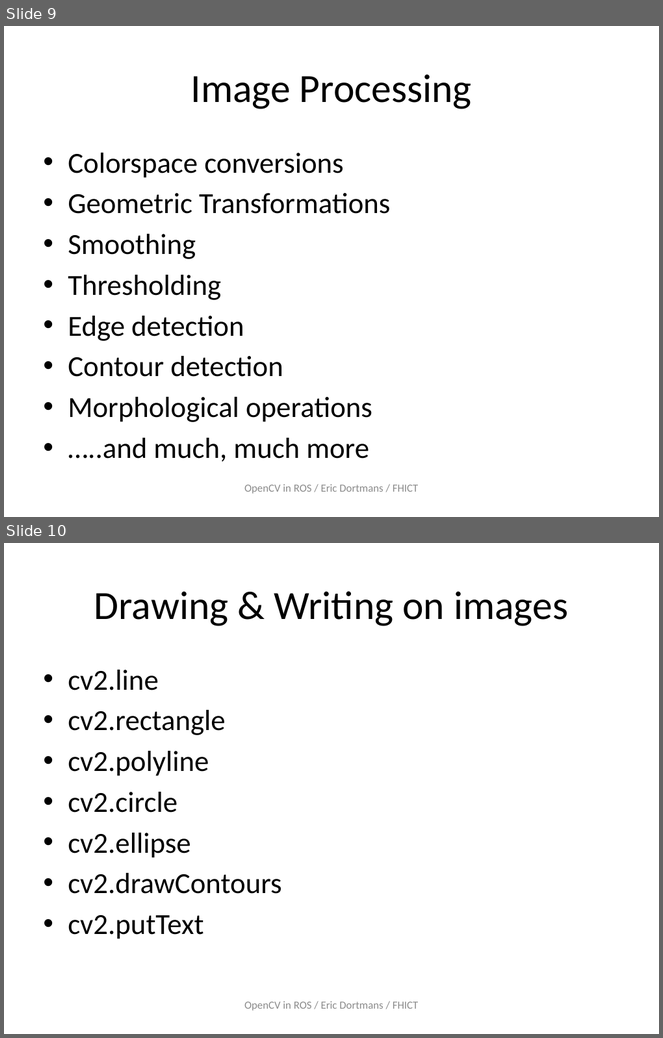
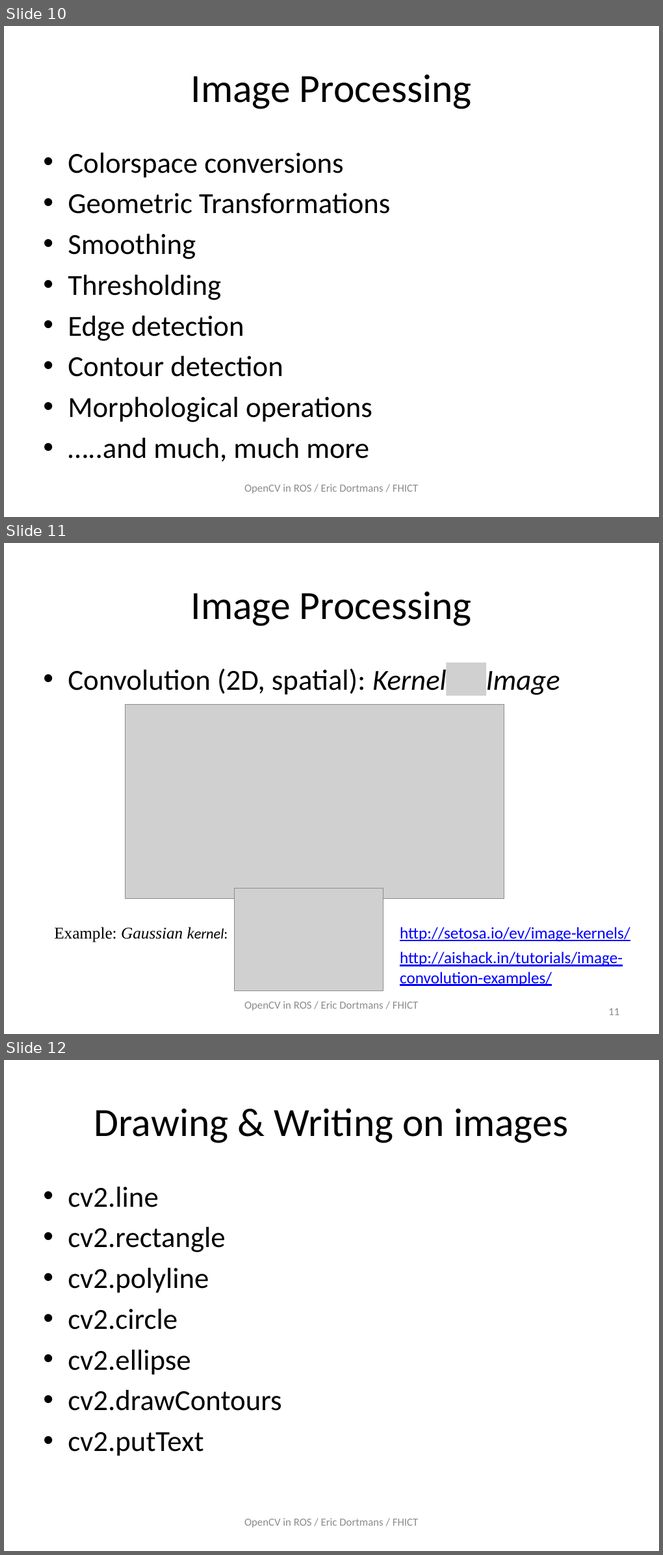
Before and after one commit to dortmans/ros_opencv, a slide deck: doc/ROS_OpenCV.pptx. Shown one above the other, each under a label of ours: slides 9 and 10 before the commit, slides 10, 11 and 12 after it. The pictures are 663x1038 and 663x1555 pixels, drawn with LibreOffice and Linux fonts; fonts in the diff are those of the drawing; grey boxes stand for pictures. Boxes give left, top, right and bottom in pixels: in the first picture for what was removed or moved away, otherwise in the second. Text is boxed around its words. In the diff, an @@ line names an element or a change of style, - is before the commit and + after.

```diff
--- a/doc/ROS_OpenCV.pptx
+++ b/doc/ROS_OpenCV.pptx
@@ slide 11 added at (4, 543, 659, 1034), background #FFFFFF @@
@@ title added at (191, 591, 472, 626), 44 pt, text #000000 @@
+Image Processing
@@ text added at (68, 668, 560, 695), 32 pt, text #000000 @@
+• Convolution (2D, spatial): Kernel Image
@@ picture added at (446, 663, 486, 696) @@
@@ picture added at (125, 705, 504, 899) @@
@@ picture added at (235, 888, 384, 991) @@
@@ text added at (54, 927, 183, 943), 18 pt, text #000000, italic @@
+Example: Gaussian kernel:
@@ text added at (400, 927, 631, 942), 18 pt, text #0000FF, underline @@
+http://setosa.io/ev/image-kernels/
@@ text added at (400, 952, 623, 986), 18 pt, text #0000FF, underline @@
+http://aishack.in/tutorials/image-convolution-examples/
@@ text added at (244, 1001, 419, 1011), 12 pt, text #8C8C8C @@
+OpenCV in ROS / Eric Dortmans / FHICT
@@ page number added at (608, 1008, 620, 1016), 12 pt, text #8C8C8C @@
+11
@@ what was slide 9 is now slide 10 @@
@@ what was slide 10 is now slide 12 @@
```
Also in this commit, not shown: 7 slides changed, 1 other slide added.
